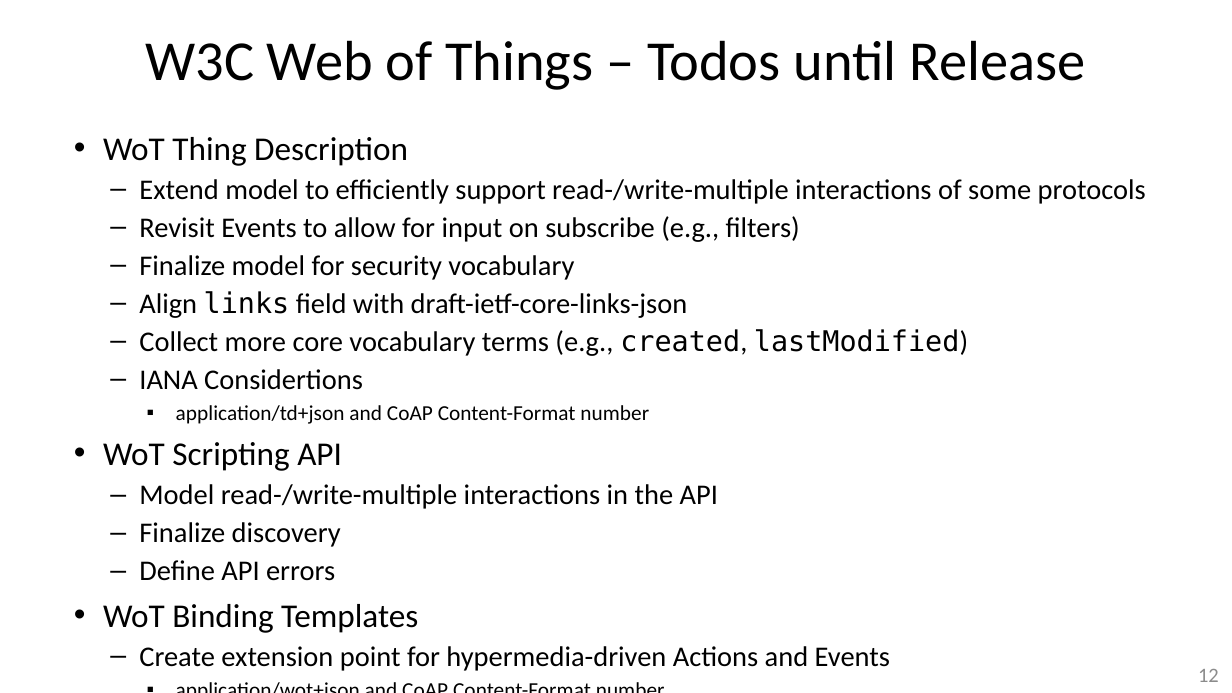
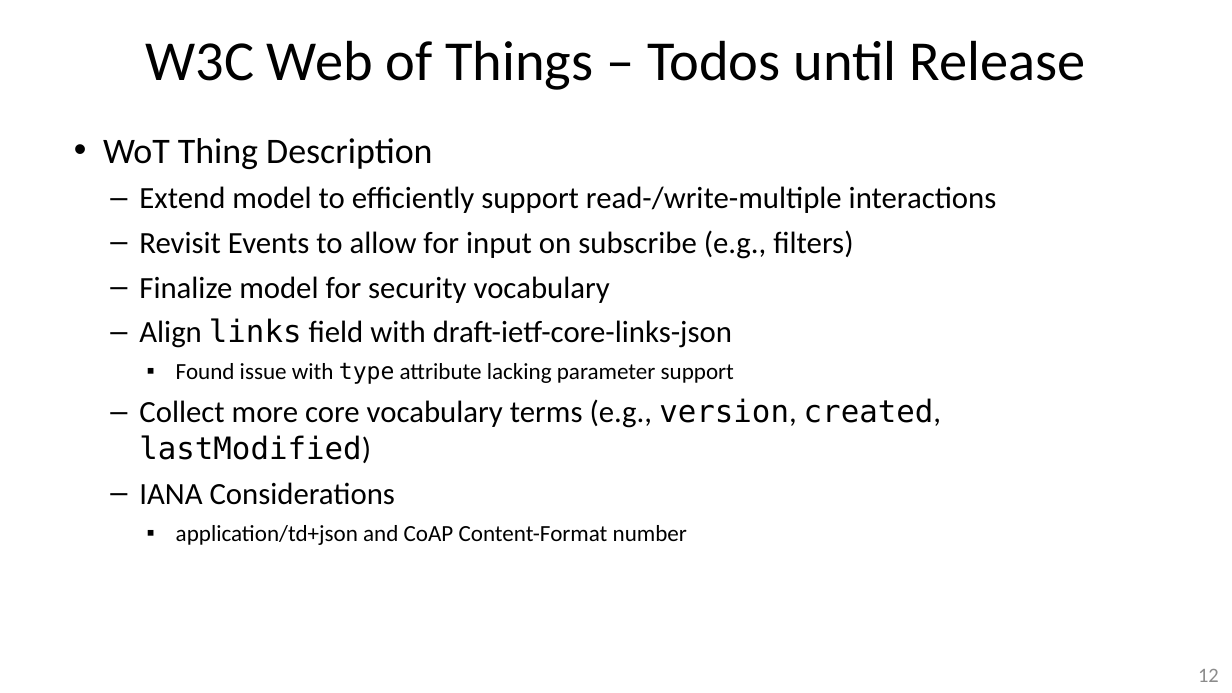
Before and after one commit to t2trg/2018-ietf102, a slide deck: slide 12 of slides/13_T2TRG_IETF102_W3C-WoT-Update.pptx. Drawn at 1232x693 pixels with LibreOffice and Linux fonts; fonts in the diff are those of the drawing. Boxes give left, top, right and bottom in pixels: in the first picture for what was removed or moved away, otherwise in the second. Text is boxed around its words. In the diff, an @@ line names an element or a change of style, - is before the commit and + after.

Commit message:
WoT slides update

```diff
--- a/slides/13_T2TRG_IETF102_W3C-WoT-Update.pptx
+++ b/slides/13_T2TRG_IETF102_W3C-WoT-Update.pptx
@@ text at [103, 138, 853, 545]: size 25.9 to 28 pt in "WoT Thing Description"; size 22.2 to 24 pt in "Revisit Events to allow for input on ...", "Finalize model for security vocabulary", "Align links field with draft-ietf-core-links-json"; size 16.6 to 18 pt in "application/td+json and CoAP Content-Format number"; more space between paragraphs @@
@@ text at [139, 186, 997, 213]: text changed; size 22.2 to 24 pt @@
-  – Extend model to efficiently support read-/write-multiple interactions of some protocols
+  – Extend model to efficiently support read-/write-multiple interactions
@@ text at [139, 362, 941, 505]: text changed; size 22.2 to 24 pt @@
-  – Collect more core vocabulary terms (e.g., created, lastModified)
-  – IANA Considertions
+    ▪ Found issue with type attribute lacking parameter support
+  – Collect more core vocabulary terms (e.g., version, created, lastModified)
+  – IANA Considerations
@@ text at [103, 442, 890, 671]: paragraphs removed @@
-• WoT Scripting API
-  – Model read-/write-multiple interactions in the API
-  – Finalize discovery
-  – Define API errors
-• WoT Binding Templates
-  – Create extension point for hypermedia-driven Actions and Events
-    ▪ application/wot+json and CoAP Content-Format number
```
Also in this commit, not shown: 6 other slides changed, 1 slide added.
